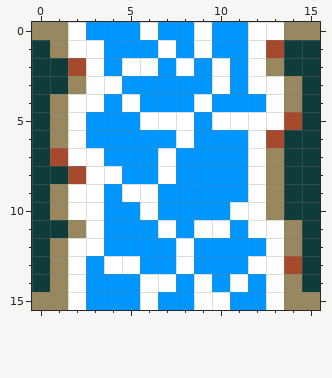
Pixel-art file, stored at ProjectMicro/Assets/Art/Tiles/Water_NS.aseprite. The first picture shows the starting point.
16x16 pixels, 1 frame.
Now the later version:
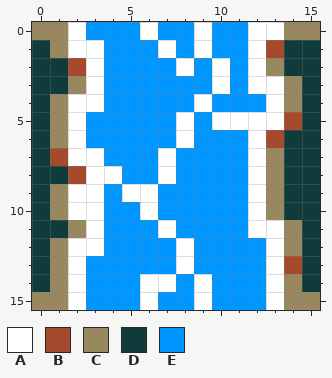
Palette (. is transparent): A #ffffff  B #a64a2e  C #98875f  D #0f3b3a  E #0096ff
Log entry: Make water tile cells bigger
Changes in this commit:
y 2: x 5..6 AA -> EE
y 3: x 4 A -> E
y 4: x 5 A -> E
y 5: x 6..7 AA -> EE
y 10: x 11 A -> E
y 11: x 9..10 AA -> EE
y 13: x 4..5 AA -> EE; x 12 A -> E
y 14: x 11 A -> E
y 15: x 10 A -> E
